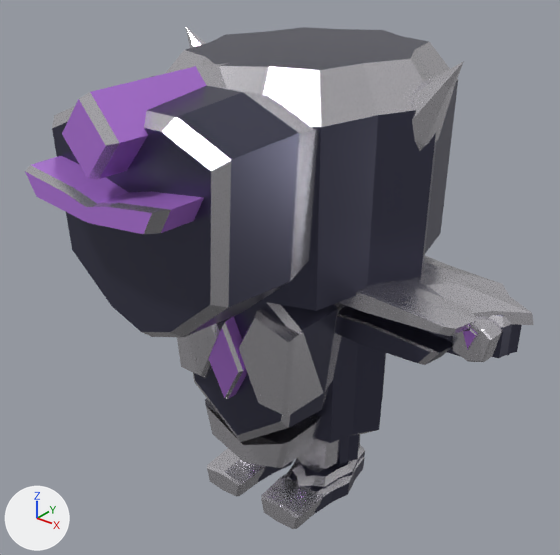
An edit to the glTF model skin18-volume/assets/HF18-ECLIPSE-REAL-VOLUME-22-CLIPS.glb, drawn before and after from the same camera.
The view is the same before and after, from a 50 mm camera at (1.87, -2.56, 2.58) aimed at (0.0, -0.22, 1.13). The axes (+X, +Y, +Z) are drawn at lower left. The lights are the same throughout. The first picture is the older version. Vertices at exactly the same position are counted once.

Names of what the first picture shows: 'HF18NEW_ArmL', 'HF18NEW_Chest', 'HF18NEW_FootL', 'HF18NEW_FootR', 'HF18NEW_HandL', 'HF18NEW_Head', 'HF18NEW_LegL'.
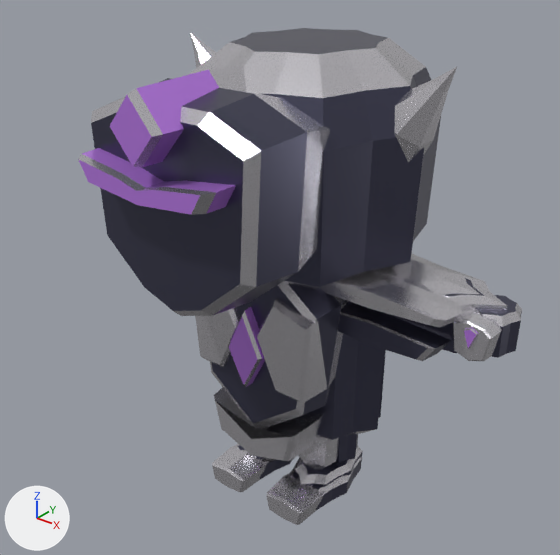
Location of each change, (x1, y1, x2, y2) in pixels of the pictures (560 x 555 px; the box of a moved part takes in the faces that stretch with it):
'HF18NEW_Head', reshaped (14% narrower, 7% shorter)
    before: (25, 27, 464, 337)
    after: (78, 28, 457, 316)
'HF18NEW_Chest', reshaped
    before: (177, 301, 386, 468)
    after: (195, 282, 384, 461)
'HF18NEW_ArmL', reshaped
    before: (335, 256, 534, 365)
    after: (321, 254, 507, 361)
part 1 of me_hf18_volume_solid_arml, moved or reshaped (mostly hidden)
    before: (447, 336, 509, 356)
    after: (376, 278, 486, 353)
part 2 of me_hf18_volume_solid_arml, moved or reshaped
    before: (335, 305, 453, 365)
    after: (337, 301, 452, 361)
part 3 of me_hf18_volume_solid_arml, moved or reshaped
    before: (403, 256, 534, 325)
    after: (374, 254, 507, 312)
part 4 of me_hf18_volume_solid_arml, moved or reshaped
    before: (338, 280, 477, 336)
    after: (321, 272, 464, 327)
part 5 of me_hf18_volume_solid_chest, moved or reshaped
    before: (308, 336, 386, 444)
    after: (299, 300, 384, 441)
part 6 of me_hf18_volume_solid_chest, moved or reshaped
    before: (205, 398, 321, 468)
    after: (214, 387, 324, 461)
part 7 of me_hf18_volume_solid_chest, moved or reshaped
    before: (177, 302, 345, 442)
    after: (195, 282, 347, 429)
part 8 of me_hf18_volume_solid_head, moved or reshaped
    before: (186, 27, 206, 48)
    after: (190, 32, 216, 68)
part 9 of me_hf18_volume_solid_head, moved or reshaped
    before: (412, 61, 464, 151)
    after: (395, 67, 457, 163)
part 10 of me_hf18_volume_solid_head, rebuilt (14% narrower, 8% shorter)
    before: (165, 27, 458, 311)
    after: (188, 28, 441, 290)
part 11 of me_hf18_volume_solid_head, rebuilt (10% narrower, 9% shorter)
    before: (52, 76, 318, 337)
    after: (91, 78, 330, 316)
part 12 of me_hf18_volume_solid_head, rebuilt (12% narrower, 14% shorter)
    before: (25, 156, 204, 234)
    after: (78, 148, 236, 215)
part 13 of me_hf18_volume_solid_head, rebuilt (18% narrower, 13% shorter)
    before: (62, 63, 229, 179)
    after: (110, 66, 246, 167)

Patch to the scene script:
```diff
--- a/skin18-volume/assets/HF18-ECLIPSE-REAL-VOLUME-22-CLIPS.glb.py
+++ b/skin18-volume/assets/HF18-ECLIPSE-REAL-VOLUME-22-CLIPS.glb.py
@@ me_hf18_volume_solid_arml @@
-me_hf18_volume_solid_arml.from_pydata(...)  # 211 vertices, 402 faces; spans x -0.316..1.027, y -0.318..0.232, z 0.983..1.296
+me_hf18_volume_solid_arml.from_pydata(...)  # 211 vertices, 402 faces; spans x -0.189..0.926, y -0.283..0.203, z 0.983..1.278
+# me_hf18_volume_solid_arml part 1: the loose piece of 66 vertices spanning x -0.025..0.962, y -0.18..0.18, z 0.985..1.218 is scaled about its middle by (0.921, 0.929, 1)
+# me_hf18_volume_solid_arml part 2: the loose piece of 26 vertices spanning x 0.13..0.807, y -0.274..-0.109, z 0.983..1.096 is scaled about its middle by (0.921, 0.929, 1), then moved by (0.0, 0.014, 0.0)
+# me_hf18_volume_solid_arml part 3: the loose piece of 66 vertices spanning x -0.286..1.027, y -0.232..0.232, z 1.14..1.234 is scaled about its middle by (0.835, 0.876, 0.95), then moved by (0.008, 0.0, 0.0)
+# me_hf18_volume_solid_arml part 4: the loose piece of 30 vertices spanning x -0.149..0.89, y -0.318..-0.131, z 1.161..1.248 is scaled about its middle by (0.862, 0.89, 0.932), then moved by (0.008, 0.025, -0.001)
+# other edits to the shape of me_hf18_volume_solid_arml do not show in these pictures
 me_hf18_volume_solid_arml.materials.append(mat_hf13_forged_night_metal)
@@ me_hf18_volume_solid_chest @@
-me_hf18_volume_solid_chest.from_pydata(...)  # 188 vertices, 352 faces; spans x -0.413..0.413, y -0.593..0.314, z 0.292..1.272
+me_hf18_volume_solid_chest.from_pydata(...)  # 188 vertices, 352 faces; spans x -0.404..0.404, y -0.472..0.278, z 0.292..1.272
+# me_hf18_volume_solid_chest part 5: the loose piece of 66 vertices spanning x -0.413..0.413, y -0.314..0.314, z 0.327..1.272 is scaled about its middle by (0.978, 0.884, 1)
+# me_hf18_volume_solid_chest part 6: the loose piece of 26 vertices spanning x -0.261..0.261, y -0.485..-0.19, z 0.292..0.535 is scaled about the mesh origin by (0.978, 0.884, 1)
+# me_hf18_volume_solid_chest part 7: 96 of 188 vertices moved; they spanned x -0.35..0.35, y -0.593..-0.19, z 0.396..1.268 and now span x -0.343..0.343, y -0.472..-0.168, z 0.396..1.268; mean shift (0.0, 0.07, 0.0); largest move (-0.082, -0.593, 0.872) -> (-0.081, -0.472, 0.872)
 me_hf18_volume_solid_chest.materials.append(mat_hf13_forged_night_metal)
@@ me_hf18_volume_solid_head @@
-me_hf18_volume_solid_head.from_pydata(...)  # 202 vertices, 380 faces; spans x -0.67..0.67, y -1.18..0.65, z 1.15..2.09
+me_hf18_volume_solid_head.from_pydata(...)  # 218 vertices, 412 faces; spans x -0.64..0.64, y -0.98..0.56, z 1.17..2.09
+# me_hf18_volume_solid_head part 8: the loose piece of 23 vertices spanning x -0.67..-0.32, y -0.17..0.1, z 1.68..2.09 is moved by (0.02, 0.0, -0.01)
+# me_hf18_volume_solid_head part 9: the loose piece of 23 vertices spanning x 0.31..0.67, y -0.17..0.1, z 1.69..2.09 is moved by (-0.02, 0.0, -0.01)
+# me_hf18_volume_solid_head part 10: the loose piece of 66 vertices spanning x -0.58..0.58, y -0.72..0.65, z 1.16..2.07 is rebuilt with 82 vertices and now spans x -0.53..0.53, y -0.63..0.56, z 1.18..2.09
+# me_hf18_volume_solid_head part 11: the loose piece of 38 vertices spanning x -0.44..0.44, y -1.0..-0.45, z 1.15..2.02 is rebuilt with 38 vertices and now spans x -0.42..0.42, y -0.85..-0.41, z 1.17..2.01
+# me_hf18_volume_solid_head part 12: the loose piece of 34 vertices spanning x -0.35..0.35, y -1.18..-0.45, z 1.67..1.79 is rebuilt with 34 vertices and now spans x -0.34..0.34, y -0.97..-0.41, z 1.67..1.78
+# me_hf18_volume_solid_head part 13: the loose piece of 18 vertices spanning x -0.12..0.12, y -1.16..-0.45, z 1.8..2.08 is rebuilt with 18 vertices and now spans x -0.12..0.12, y -0.98..-0.41, z 1.79..2.06
 me_hf18_volume_solid_head.materials.append(mat_hf13_forged_night_metal)
```
